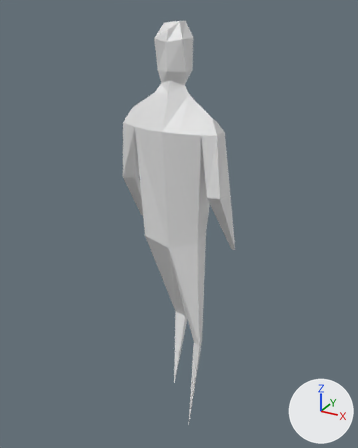
The OBJ model Data/Player.obj, before and after one commit.
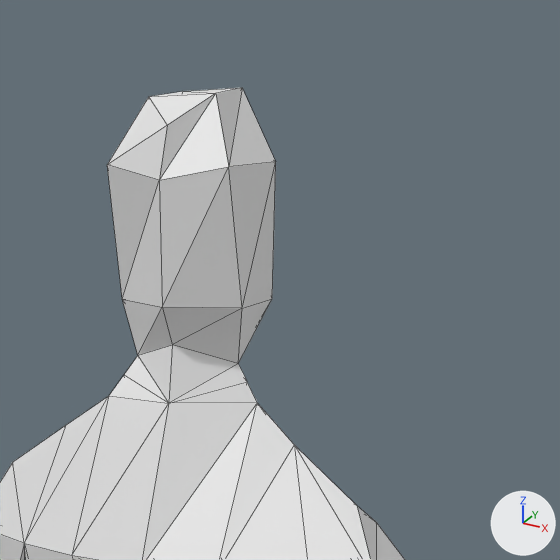
Each version is shown whole from a 50 mm camera at (4.18, -7.58, 3.89) aimed at (-0.13, 0.26, -0.03), then close up on the part from 36% to 73% of the width and 0% to 29% of the height. Lighting does not change. The marker at lower right points along +X, +Y and +Z. The close-ups show mesh edges as thin lines. Where no turn or scale is listed for an object, it has been applied to the vertices.
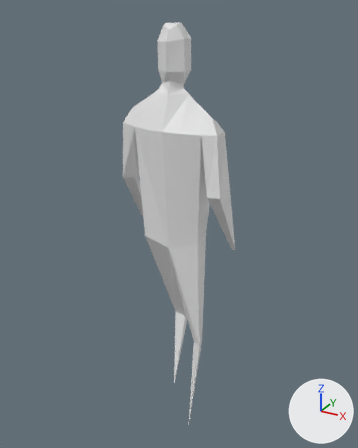
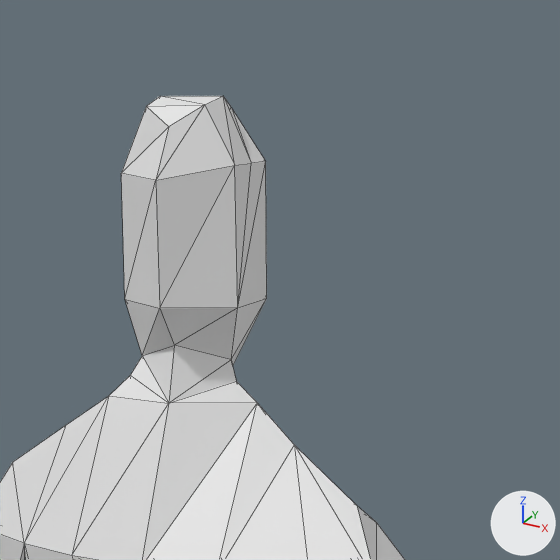
What changed in the scene script:
```text
Change me_cube:
    used by ob_cube; location = (0.0, 0.0, 0.0)
    remove me_cube.from_pydata(...)  # 95 vertices, 186 faces; spans x -1.38..1.06, y -0.66..0.95, z -4.14..3.67
    add me_cube.from_pydata(...)  # 99 vertices, 194 faces; spans x -1.38..1.06, y -0.66..0.95, z -4.14..3.64
    me_cube part 1
    10 faces are deleted
    3 vertices in x -0.46..-0.15, y -0.04..0.28, z 2.74..2.89 move by (0.01, 0.0, 0.0)
    20 vertices move from x -0.48..0.14, y -0.12..0.55, z 2.6..3.67 to x -0.44..0.11, y -0.16..0.5, z 2.6..3.62
    4 vertices are added at (-0.3, 0.04, 3.61), (-0.33, 0.19, 3.64), (-0.06, 0.21, 3.64), (0.07, 0.2, 3.4)
    18 new faces join them
```

Changed parts and their boxes (x1, y1, x2, y2) in the close-ups (560 x 560 px):
'Cube', reshaped
    before: (0, 88, 405, 560)
    after: (0, 96, 405, 560)
part 1 of me_cube, built on
    before: (107, 88, 276, 403)
    after: (109, 96, 267, 403)
